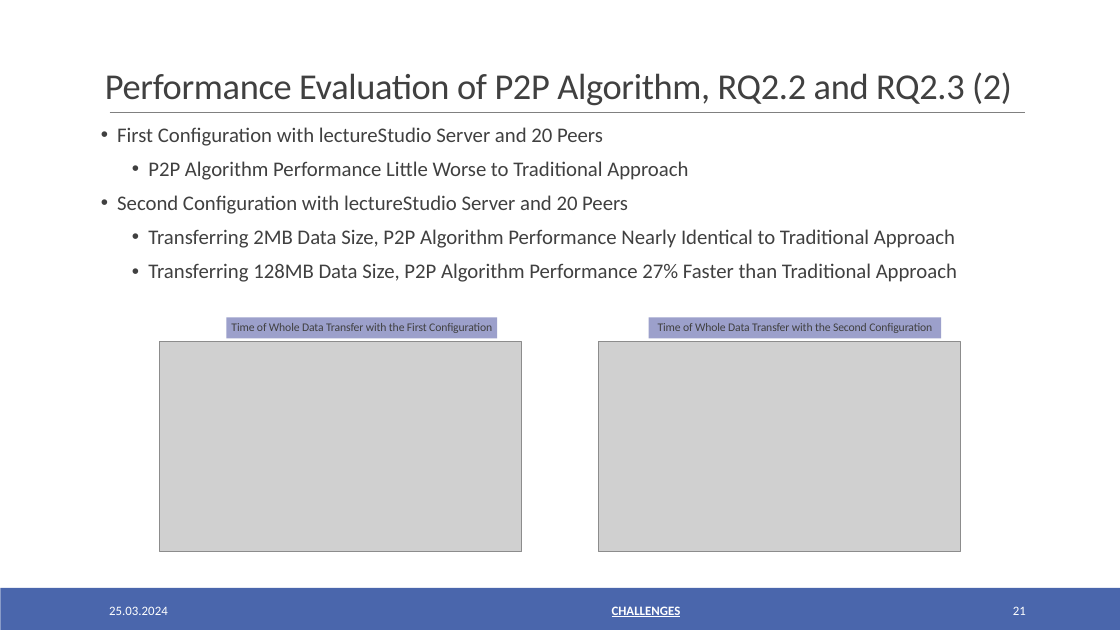
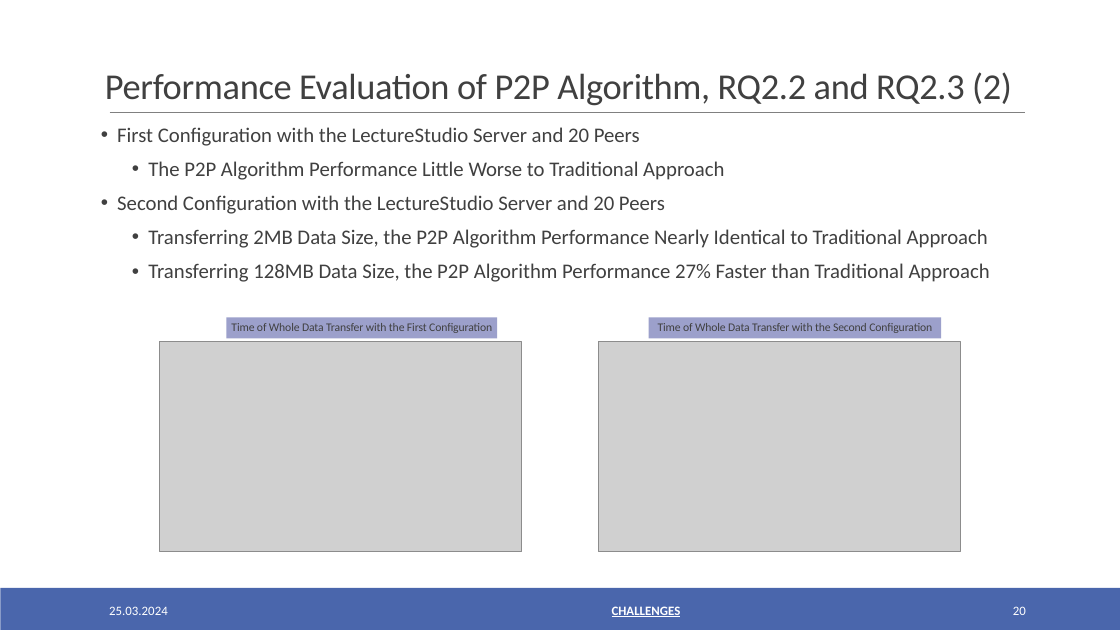
Before and after one commit to oezcankaraca/abschlussvortrag, a slide deck: slide 20 of Abschlussvortrag.pptx (slide 21 before the commit). Drawn at 1120x630 pixels with LibreOffice and Linux fonts; fonts in the diff are those of the drawing; grey boxes stand for pictures. Boxes give left, top, right and bottom in pixels: in the first picture for what was removed or moved away, otherwise in the second. Text is boxed around its words. In the diff, an @@ line names an element or a change of style, - is before the commit and + after.

```diff
--- a/Abschlussvortrag.pptx
+++ b/Abschlussvortrag.pptx
@@ text at <box>117,127,990,282</box>: text changed @@
-• First Configuration with lectureStudio Server and 20 Peers
-  • P2P Algorithm Performance Little Worse to Traditional Approach
-• Second Configuration with lectureStudio Server and 20 Peers
-  • Transferring 2MB Data Size, P2P Algorithm Performance Nearly Identical to Traditional Approach
-  • Transferring 128MB Data Size, P2P Algorithm Performance 27% Faster than Traditional Approach
+• First Configuration with the LectureStudio Server and 20 Peers
+  • The P2P Algorithm Performance Little Worse to Traditional Approach
+• Second Configuration with the LectureStudio Server and 20 Peers
+  • Transferring 2MB Data Size, the P2P Algorithm Performance Nearly Identical to Traditional Approach
+  • Transferring 128MB Data Size, the P2P Algorithm Performance 27% Faster than Traditional Approach
@@ page number at <box>1013,606,1026,615</box>: text changed @@
-21
+20
```
Also in this commit, not shown: 14 other slides changed, 1 slide removed, 3 other files.
